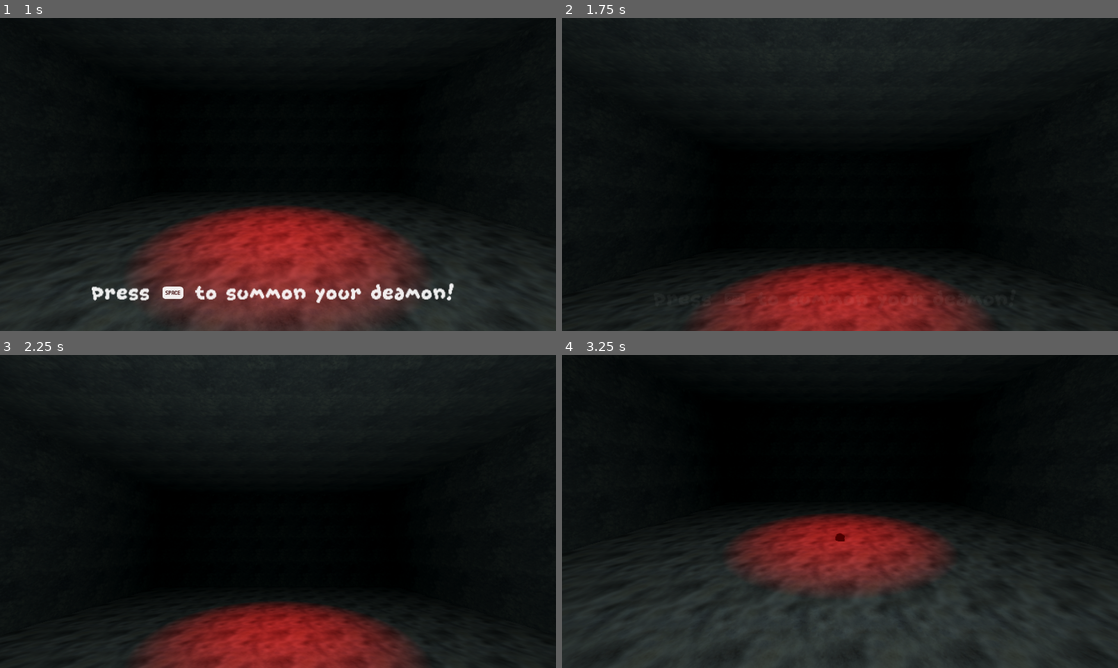
Above: before the commit, frames 1-4 (two rows, left to right).
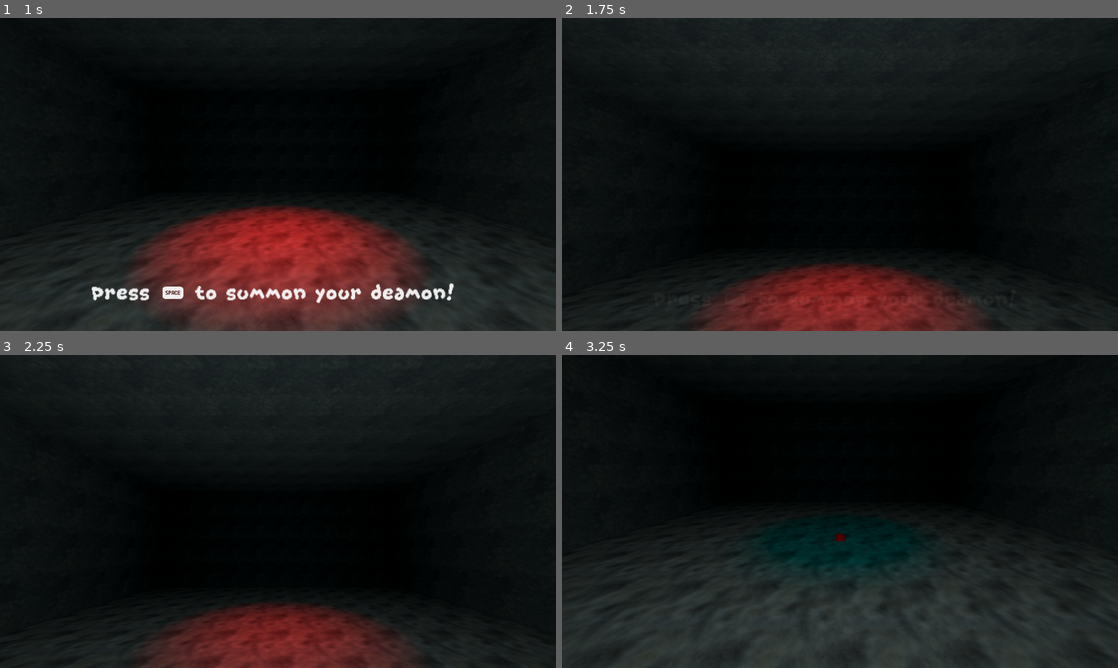
Above: after the commit, the same moments.

Repository: Bigaston/LDJam55
Game: Godot game, scene res://scenes/main.tscn
Two runs of this game, one before a commit and one after it. Both use one fixed random seed, a clock stepped at 60 frames per second and the inputs below.
Inputs (mouse positions are in pixels of both pictures, inside the frame that each line leads up to):
- Up to frame 1 (1 s): move the mouse to (400, 158) at 0.52 s; hold E (book_right) from 0.53 s (still down); tap Space (use_spell) at 0.6 s
- Up to frame 2 (1.75 s): move the mouse to (728, 190) at 1.27 s; release E (book_right) at 1.28 s; hold S (move_backward) from 1.28 s (still down); tap Space (use_spell) at 1.35 s
- Up to frame 3 (2.25 s): move the mouse to (333, 442) at 2.02 s; release S (move_backward) at 2.03 s; hold E (book_right) from 2.03 s (still down); tap Space (use_spell) at 2.1 s
- Up to frame 4 (3.25 s): move the mouse to (812, 574) at 2.77 s; release E (book_right) at 2.78 s; hold W (move_forward) from 2.78 s (still down); tap Space (use_spell) at 2.85 s

Frame 1 is identical in both runs. In frame 2, 0.7% of the frame differs, in the area x 38-62%, y 83-100%; in frame 3, 6.6%; in frame 4, 7.9%, in the area x 30-70%, y 50-77%.

Commit message:
Intro Light Sparkle

Diff:
--- a/scenes/game/level.tscn
+++ b/scenes/game/level.tscn
@@ -16,6 +16,7 @@
 [ext_resource type="AudioStream" uid="uid://diwjscrs01tcm" path="res://resources/audio/sources/music/MUS_Piano_high.wav" id="11_cniij"]
 [ext_resource type="AudioStream" uid="uid://d4mn5medmngrr" path="res://resources/audio/sources/music/MUS_Piano_low.wav" id="12_vsunl"]
 [ext_resource type="AudioStream" uid="uid://cqjvry6k642kd" path="res://resources/audio/sources/music/MUS_Piano_Reverse.wav" id="13_aktpl"]
+[ext_resource type="AudioStream" uid="uid://di6qkfgsejb" path="res://resources/audio/sources/Summoning intro.wav" id="13_btclw"]
 [ext_resource type="AudioStream" uid="uid://cycrlf4ucs1r2" path="res://resources/audio/sources/ambiances/AMB_Monk.wav" id="14_3phl1"]
 [ext_resource type="AudioStream" uid="uid://dbu2ocmporckp" path="res://resources/audio/sources/ambiances/AMB_Tortured_Souls.wav" id="15_oyd5i"]
 
@@ -262,6 +263,32 @@
 "update": 0,
 "values": [-60.0, 0.0]
 }
+tracks/12/type = "method"
+tracks/12/imported = false
+tracks/12/enabled = true
+tracks/12/path = NodePath("IntroSFX")
+tracks/12/interp = 1
+tracks/12/loop_wrap = true
+tracks/12/keys = {
+"times": PackedFloat32Array(2.1),
+"transitions": PackedFloat32Array(1),
+"values": [{
+"args": [0.0],
+"method": &"play"
+}]
+}
+tracks/13/type = "value"
+tracks/13/imported = false
+tracks/13/enabled = true
+tracks/13/path = NodePath("../StartRoom/SpotLight3D:light_energy")
+tracks/13/interp = 2
+tracks/13/loop_wrap = true
+tracks/13/keys = {
+"times": PackedFloat32Array(0.5, 0.7, 0.9, 1.1, 1.3, 1.5, 1.7, 1.9, 2.3, 7.4),
+"transitions": PackedFloat32Array(1, 1, 1, 1, 1, 1, 1, 1, 1, 1),
+"update": 0,
+"values": [10.0, 5.0, 10.0, 6.0, 10.0, 4.0, 10.0, 8.0, 2.0, 10.0]
+}
 
 [sub_resource type="AnimationLibrary" id="AnimationLibrary_77tgd"]
 _data = {
@@ -415,7 +442,7 @@
 player_spawn = NodePath("../StartRoom/PlayerSpawn")
 
 [node name="Camera3D" type="Camera3D" parent="Intro"]
-transform = Transform3D(-1, 2.20956e-07, 2.52553e-06, 0, 0.996195, -0.0871558, -2.53518e-06, -0.0871558, -0.996195, 0, 1.5, 1.3)
+transform = Transform3D(-1, 2.20956e-07, 2.52554e-06, 0, 0.996195, -0.0871558, -2.53518e-06, -0.0871558, -0.996195, 0, 1.5, 1.3)
 
 [node name="AnimationPlayer" type="AnimationPlayer" parent="Intro"]
 libraries = {
@@ -464,6 +491,11 @@
 process_material = SubResource("ParticleProcessMaterial_flwut")
 draw_pass_1 = SubResource("QuadMesh_hv5uj")
 
+[node name="IntroSFX" type="AudioStreamPlayer3D" parent="Intro"]
+transform = Transform3D(1, 0, 0, 0, 1, 0, 0, 0, 1, 0, 0.231271, 5.06481)
+stream = ExtResource("13_btclw")
+bus = &"SFX"
+
 [node name="MusicAndAmbiance" type="Node" parent="."]
 
 [node name="Music" type="AudioStreamPlayer" parent="MusicAndAmbiance"]
Not shown: 1 places in scenes/game/level.tscn that only renumber resources
